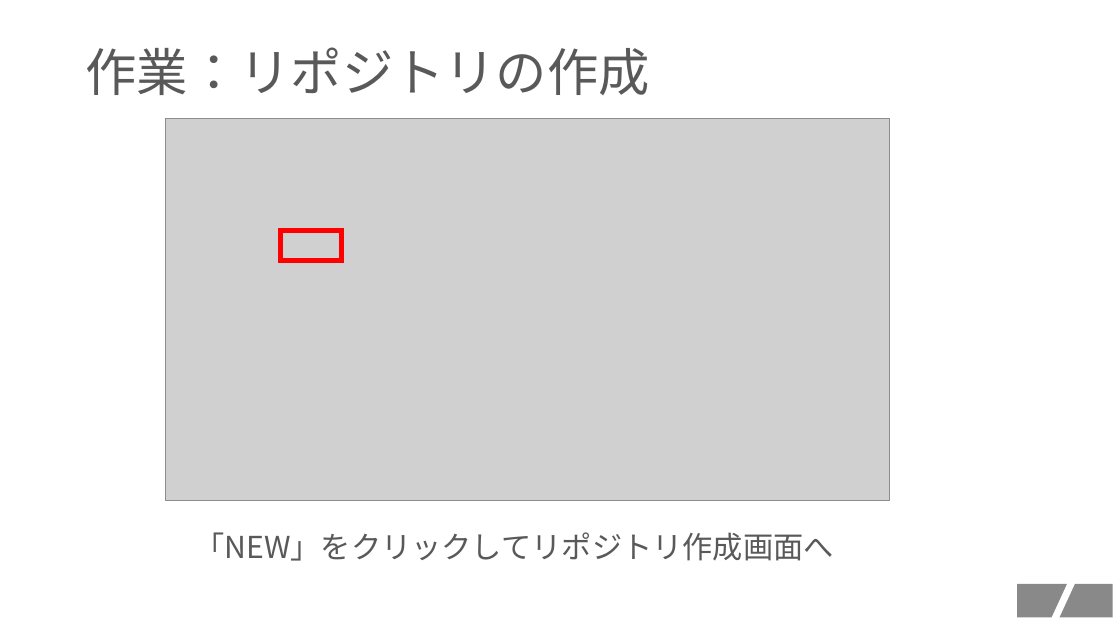
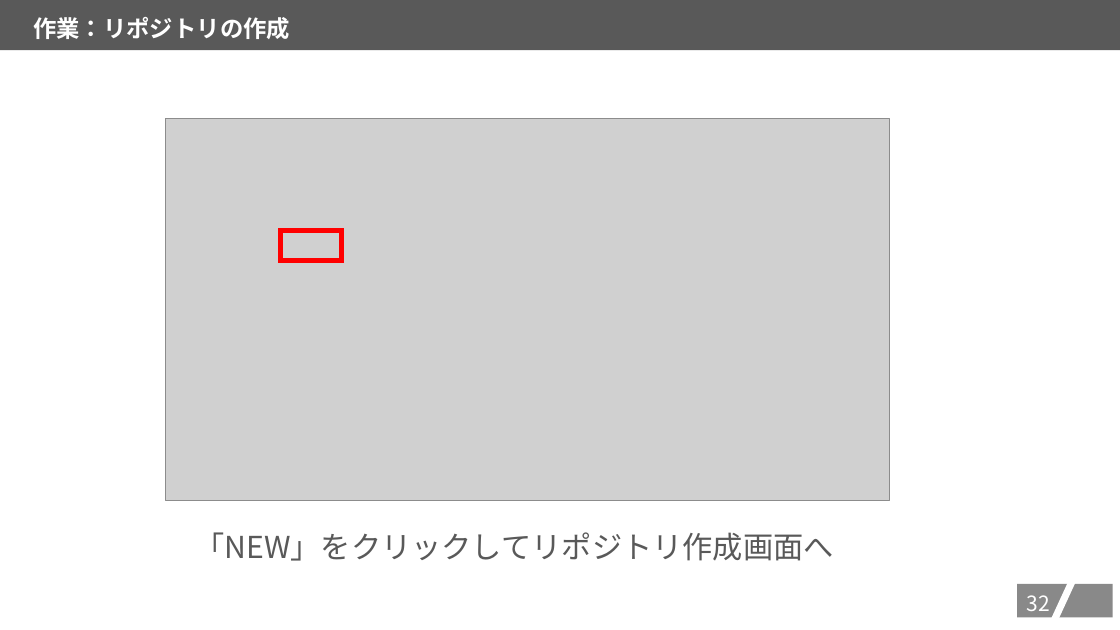
Before and after one commit to kait-takanolab/1821086_matsuo_thesis, a slide deck: slide 33 of GITHUBスタートアップ/GITHUBセットアップの会.pptx. Drawn at 1120x630 pixels with LibreOffice and Linux fonts; fonts in the diff are those of the drawing; grey boxes stand for pictures. Boxes give left, top, right and bottom in pixels: in the first picture for what was removed or moved away, otherwise in the second. Text is boxed around its words. In the diff, an @@ line names an element or a change of style, - is before the commit and + after.

```diff
--- a/GITHUBスタートアップ/GITHUBセットアップの会.pptx
+++ b/GITHUBスタートアップ/GITHUBセットアップの会.pptx
@@ rectangle "作業：リポジトリの作成": place and size @@
-rectangle "作業：リポジトリの作成" at [85, 47, 650, 95]
+rectangle "作業：リポジトリの作成" at [0, 0, 1120, 50]
@@ rectangle "作業：リポジトリの作成" at [0, 0, 1120, 50]: size 44 to 20 pt, text colour #595959 to #FFFFFF, bold on; line spacing 0.9 to 1; fill none to #595959 @@
@@ page number added at [1027, 595, 1050, 611], 18 pt, text #FFFFFF @@
+32
```
Also in this commit, not shown: 49 other slides changed.
